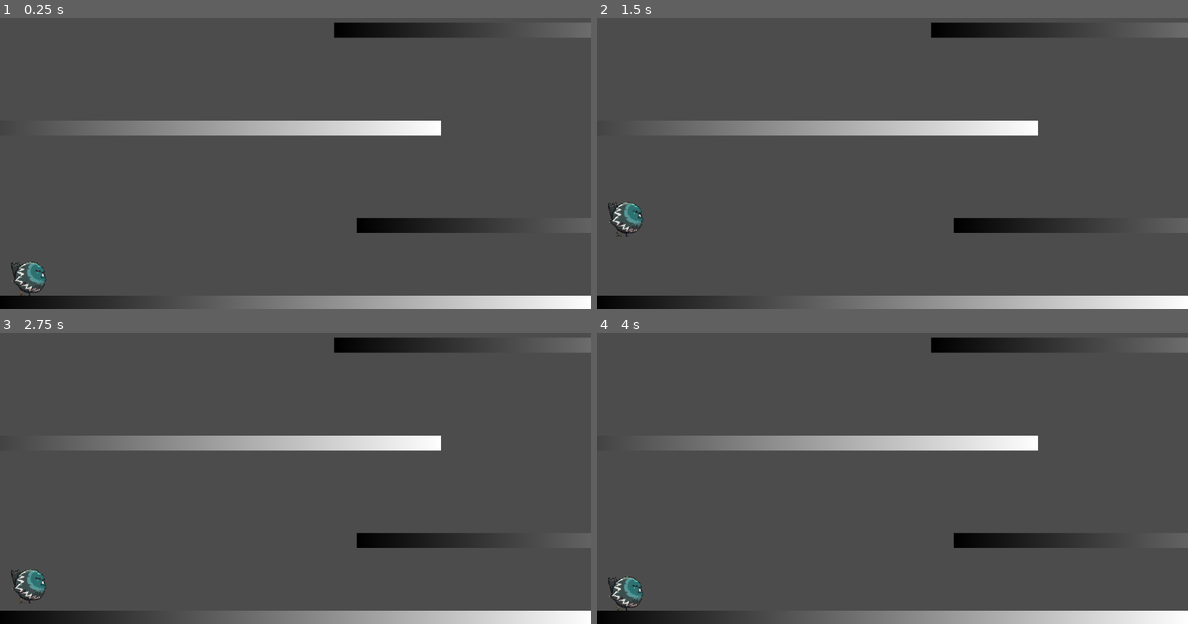
Above: before the commit, frames 1-4 (two rows, left to right).
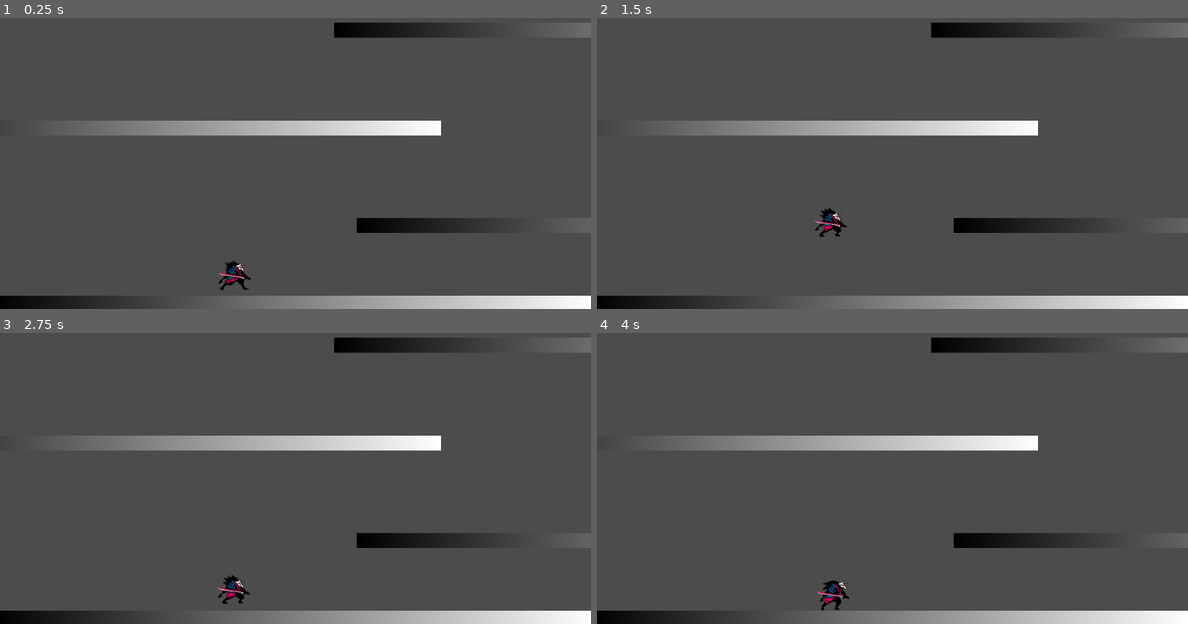
Above: after the commit, the same moments.

Repository: ZaneFadul/Duelality
Game: Godot game, scene res://scenes/Main.tscn
Two runs of this game, one before a commit and one after it. Both use one fixed random seed, a clock stepped at 60 frames per second and the inputs below.
Inputs:
- Up to frame 1 (0.25 s): no input
- Up to frame 2 (1.5 s): tap J (attack, bound only after the commit) at 0.6 s; tap Space (jump) at 0.77, 0.8, 1.07, 1.35 s
- Up to frame 3 (2.75 s): tap Space (jump) at 1.52, 1.82, 2.3 s; tap J (attack, bound only after the commit) at 1.55, 2.1 s
- Up to frame 4 (4 s): tap J (attack, bound only after the commit) at 2.85 s; tap Space (jump) at 3.02, 3.32, 3.6, 3.77 s

The runs differ from the first frame. In frame 1, 0.6% of the frame differs, in the area x 1-43%, y 83-96%; in frame 2, 0.6%; in frame 3, 0.6%; in frame 4, 0.6%.

Commit message:
added animations and animatedsprite node, need to add script functionality w animations

Diff:
--- /dev/null
+++ b/Attack.gd
@@ -0,0 +1,41 @@
+extends Area2D
+
+var current_state = 'idle'
+
+
+func _ready():
+	set_physics_process(false)
+
+func change_state(new_state):
+	current_state = new_state
+
+	match current_state:
+		'idle':
+			set_physics_process(false)
+			$AnimatedSprite.play('idle')
+		'active':
+			set_physics_process(true)
+			$AnimatedSprite.play('active')
+
+func _physics_process(delta):
+	print(current_state)
+	var hit_bodies = get_overlapping_bodies()
+	if not hit_bodies:
+		pass
+
+	for body in hit_bodies:
+		pass
+		#Check damage/kill
+
+	change_state('idle')
+	print(current_state)
+
+
+
+
+
+
+
+# Called every frame. 'delta' is the elapsed time since the previous frame.
+#func _process(delta):
+#	pass
--- a/project.godot
+++ b/project.godot
@@ -34,6 +34,11 @@
 , Object(InputEventKey,"resource_local_to_scene":false,"resource_name":"","device":0,"alt":false,"shift":false,"control":false,"meta":false,"command":false,"pressed":false,"scancode":16777231,"physical_scancode":0,"unicode":0,"echo":false,"script":null)
  ]
 }
+attack={
+"deadzone": 0.5,
+"events": [ Object(InputEventKey,"resource_local_to_scene":false,"resource_name":"","device":0,"alt":false,"shift":false,"control":false,"meta":false,"command":false,"pressed":false,"scancode":74,"physical_scancode":0,"unicode":0,"echo":false,"script":null)
+ ]
+}
 
 [physics]
 
--- a/scenes/Main.tscn
+++ b/scenes/Main.tscn
@@ -6,15 +6,15 @@
 [node name="Main" type="Node"]
 
 [node name="KinematicBody2D" parent="." instance=ExtResource( 1 )]
-position = Vector2( 51, 491 )
+position = Vector2( 407, 434 )
 
-[node name="StaticBody2D" parent="." instance=ExtResource( 2 )]
+[node name="Wall" parent="." instance=ExtResource( 2 )]
 
-[node name="StaticBody2D2" parent="." instance=ExtResource( 2 )]
+[node name="Wall2" parent="." instance=ExtResource( 2 )]
 position = Vector2( 628, -135 )
 
-[node name="StaticBody2D3" parent="." instance=ExtResource( 2 )]
+[node name="Wall3" parent="." instance=ExtResource( 2 )]
 position = Vector2( -264, -304 )
 
-[node name="StaticBody2D4" parent="." instance=ExtResource( 2 )]
+[node name="Wall4" parent="." instance=ExtResource( 2 )]
 position = Vector2( 589, -474 )
--- a/scenes/PlayerController.tscn
+++ b/scenes/PlayerController.tscn
@@ -1,6 +1,9 @@
-[gd_scene load_steps=4 format=2]
-
-[ext_resource path="res://sprites/boss1.png" type="Texture" id=1]
+[gd_scene load_steps=28 format=2]
+
+[ext_resource path="res://sprites/jump.png" type="Texture" id=1]
+[ext_resource path="res://sprites/attack.png" type="Texture" id=2]
+[ext_resource path="res://sprites/crouch.png" type="Texture" id=3]
+[ext_resource path="res://sprites/run.png" type="Texture" id=4]
 
 [sub_resource type="GDScript" id=2]
 script/source = "extends KinematicBody2D
@@ -23,7 +26,7 @@
 var _jumps_made := 0
 var _velocity := Vector2.ZERO
 
-onready var _pivot: Node2D = $Sprite
+onready var _pivot: Node2D = $AnimatedSprite
 #onready var _animation_player: AnimationPlayer = $
 onready var _start_scale: Vector2 = _pivot.scale
 
@@ -78,7 +81,7 @@
 
 	_velocity.y += gravity * delta
 
-	#Jump Conditions
+	#Conditions
 	var is_falling := _velocity.y > 0.0 and not is_on_floor()
 	var is_jumping := Input.is_action_just_pressed(\"jump\") and is_on_floor()
 	var is_double_jumping := Input.is_action_just_pressed(\"jump\") and is_falling
@@ -102,11 +105,18 @@
 		_jumps_made = 0
 
 	#Horizontal Movement
-	print(_velocity.x)
 	_velocity = move_and_slide(_velocity, UP_DIRECTION)
+
+	#Animations
+	if is_running:
+		$AnimatedSprite.play('run')
+	if is_jumping:
+		$AnimatedSprite.play('jump')
 
 	if not is_zero_approx(_velocity.x):
 		_pivot.scale.x = sign(_velocity.x) * _start_scale.x
+
+
 
 	#if is_jumping or is_double_jumping:
 	#	_animation_player.play(\"jump\")
@@ -119,7 +129,140 @@
 "
 
 [sub_resource type="RectangleShape2D" id=1]
-extents = Vector2( 26.5, 28.5 )
+extents = Vector2( 26, 24.5 )
+
+[sub_resource type="AtlasTexture" id=24]
+flags = 4
+atlas = ExtResource( 3 )
+region = Rect2( 0, 0, 118, 79 )
+
+[sub_resource type="AtlasTexture" id=12]
+flags = 4
+atlas = ExtResource( 2 )
+region = Rect2( 0, 0, 118, 79 )
+
+[sub_resource type="AtlasTexture" id=13]
+flags = 4
+atlas = ExtResource( 2 )
+region = Rect2( 118, 0, 118, 79 )
+
+[sub_resource type="AtlasTexture" id=14]
+flags = 4
+atlas = ExtResource( 2 )
+region = Rect2( 236, 0, 118, 79 )
+
+[sub_resource type="AtlasTexture" id=15]
+flags = 4
+atlas = ExtResource( 2 )
+region = Rect2( 354, 0, 118, 79 )
+
+[sub_resource type="AtlasTexture" id=16]
+flags = 4
+atlas = ExtResource( 2 )
+region = Rect2( 472, 0, 118, 79 )
+
+[sub_resource type="AtlasTexture" id=3]
+flags = 4
+atlas = ExtResource( 4 )
+region = Rect2( 0, 0, 118, 79 )
+
+[sub_resource type="AtlasTexture" id=4]
+flags = 4
+atlas = ExtResource( 4 )
+region = Rect2( 118, 0, 118, 79 )
+
+[sub_resource type="AtlasTexture" id=5]
+flags = 4
+atlas = ExtResource( 4 )
+region = Rect2( 236, 0, 118, 79 )
+
+[sub_resource type="AtlasTexture" id=6]
+flags = 4
+atlas = ExtResource( 4 )
+region = Rect2( 354, 0, 118, 79 )
+
+[sub_resource type="AtlasTexture" id=7]
+flags = 4
+atlas = ExtResource( 4 )
+region = Rect2( 472, 0, 118, 79 )
+
+[sub_resource type="AtlasTexture" id=8]
+flags = 4
+atlas = ExtResource( 4 )
+region = Rect2( 590, 0, 118, 79 )
+
+[sub_resource type="AtlasTexture" id=9]
+flags = 4
+atlas = ExtResource( 4 )
+region = Rect2( 708, 0, 118, 79 )
+
+[sub_resource type="AtlasTexture" id=10]
+flags = 4
+atlas = ExtResource( 4 )
+region = Rect2( 826, 0, 118, 79 )
+
+[sub_resource type="AtlasTexture" id=17]
+flags = 4
+atlas = ExtResource( 1 )
+region = Rect2( 0, 0, 118, 79 )
+
+[sub_resource type="AtlasTexture" id=18]
+flags = 4
+atlas = ExtResource( 1 )
+region = Rect2( 118, 0, 118, 79 )
+
+[sub_resource type="AtlasTexture" id=19]
+flags = 4
+atlas = ExtResource( 1 )
+region = Rect2( 236, 0, 118, 79 )
+
+[sub_resource type="AtlasTexture" id=25]
+flags = 4
+atlas = ExtResource( 1 )
+region = Rect2( 354, 0, 118, 79 )
+
+[sub_resource type="AtlasTexture" id=22]
+flags = 4
+atlas = ExtResource( 3 )
+region = Rect2( 0, 0, 118, 79 )
+
+[sub_resource type="AtlasTexture" id=23]
+flags = 4
+atlas = ExtResource( 3 )
+region = Rect2( 118, 0, 118, 79 )
+
+[sub_resource type="SpriteFrames" id=11]
+animations = [ {
+"frames": [ SubResource( 24 ) ],
+"loop": true,
+"name": "idle",
+"speed": 5.0
+}, {
+"frames": [ SubResource( 12 ), SubResource( 13 ), SubResource( 14 ), SubResource( 15 ), SubResource( 16 ) ],
+"loop": true,
+"name": "attack",
+"speed": 5.0
+}, {
+"frames": [ SubResource( 3 ), SubResource( 4 ), SubResource( 5 ), SubResource( 6 ), SubResource( 7 ), SubResource( 8 ), SubResource( 9 ), SubResource( 10 ) ],
+"loop": true,
+"name": "run",
+"speed": 5.0
+}, {
+"frames": [ SubResource( 17 ), SubResource( 18 ), SubResource( 19 ) ],
+"loop": true,
+"name": "jump",
+"speed": 5.0
+}, {
+"frames": [ SubResource( 25 ) ],
+"loop": true,
+"name": "falling",
+"speed": 5.0
+}, {
+"frames": [ SubResource( 22 ), SubResource( 23 ) ],
+"loop": true,
+"name": "crouch",
+"speed": 5.0
+} ]
 
 [node name="KinematicBody2D" type="KinematicBody2D"]
 script = SubResource( 2 )
@@ -127,10 +270,12 @@
 gravity = 3000.0
 
 [node name="CollisionShape2D" type="CollisionShape2D" parent="."]
-position = Vector2( -1.5, 3.5 )
+position = Vector2( -2, 7.5 )
 shape = SubResource( 1 )
 
-[node name="Sprite" type="Sprite" parent="."]
-position = Vector2( 2.38419e-07, 1.19209e-07 )
-scale = Vector2( 0.332031, 0.332031 )
-texture = ExtResource( 1 )
+[node name="AnimatedSprite" type="AnimatedSprite" parent="."]
+position = Vector2( 9, 2.38419e-07 )
+scale = Vector2( 0.857595, 0.857595 )
+frames = SubResource( 11 )
+animation = "idle"
+flip_h = true
Binary file added: sprites/attack.png
Not shown, added: sprites/attack.png.import
Binary file added: sprites/crouch.png
Not shown, added: sprites/crouch.png.import
Binary file added: sprites/jump.png
Not shown, added: sprites/jump.png.import
Binary file added: sprites/run.png
Not shown, added: sprites/run.png.import
Not shown, added: sprites/jump
